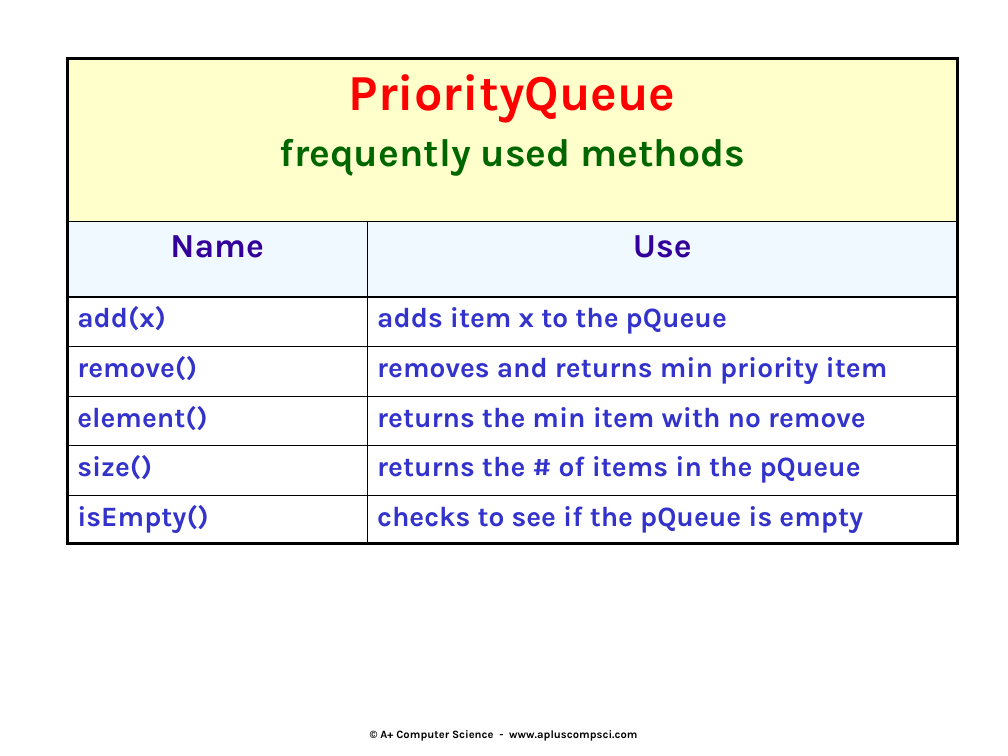
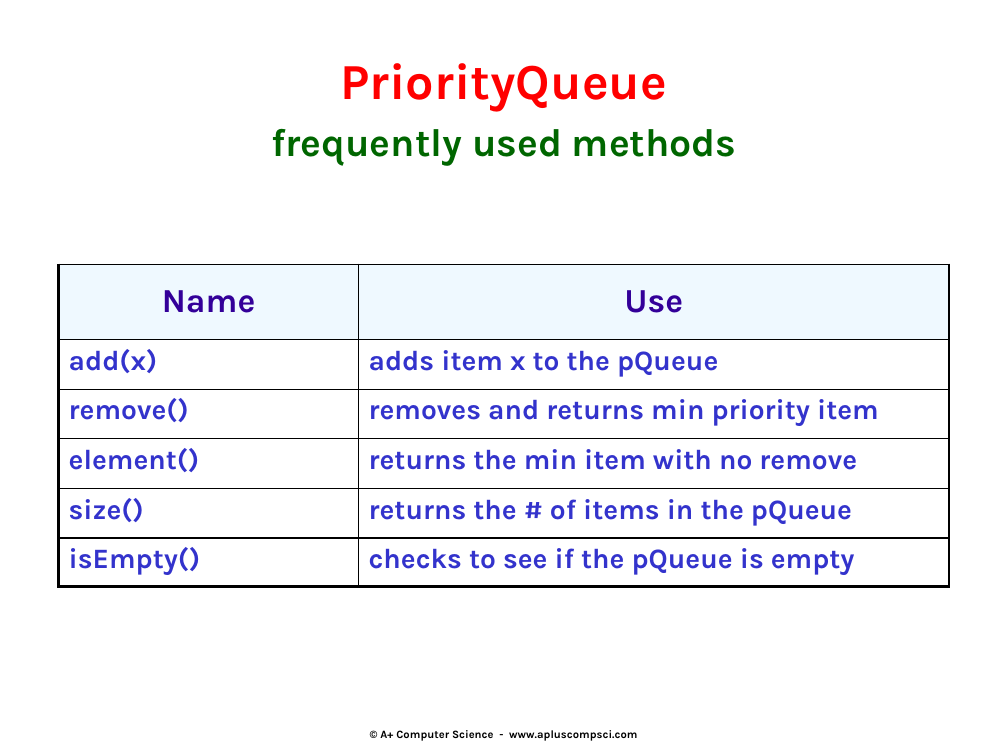
Before and after one commit to Cy-FairCS/cs3, a slide deck: slide 12 of u08d_pQueues/notes/_a.priorityQueues.pptx. Drawn at 1008x756 pixels with LibreOffice and Linux fonts; fonts in the diff are those of the drawing. Boxes give left, top, right and bottom in pixels: in the first picture for what was removed or moved away, otherwise in the second. Text is boxed around its words. In the diff, an @@ line names an element or a change of style, - is before the commit and + after.

```diff
--- a/u08d_pQueues/notes/_a.priorityQueues.pptx
+++ b/u08d_pQueues/notes/_a.priorityQueues.pptx
@@ title added at <box>271,63,737,166</box>, 28 pt, text #006600, bold @@
+PriorityQueue
+frequently used methods
@@ table at <box>58,264,950,587</box> @@
-row 1: PriorityQueue / frequently used methods | 
@@ table: place and size @@
-table at <box>68,58,959,543</box>
+table at <box>58,264,950,587</box>
```
Also in this commit, not shown: 3 other slides changed, 1 slide removed.
